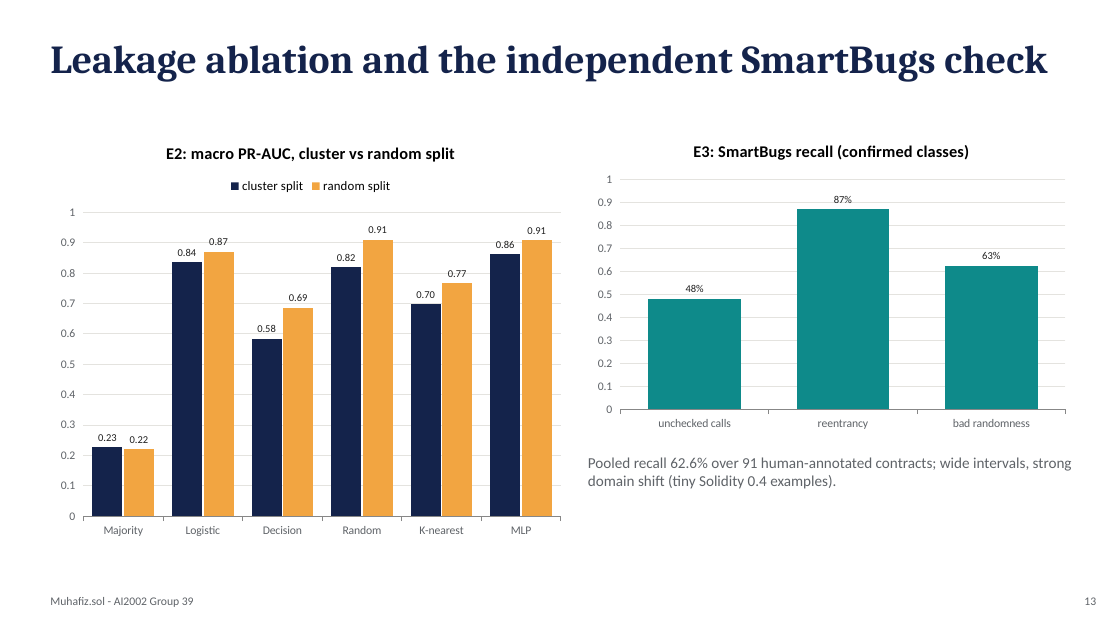
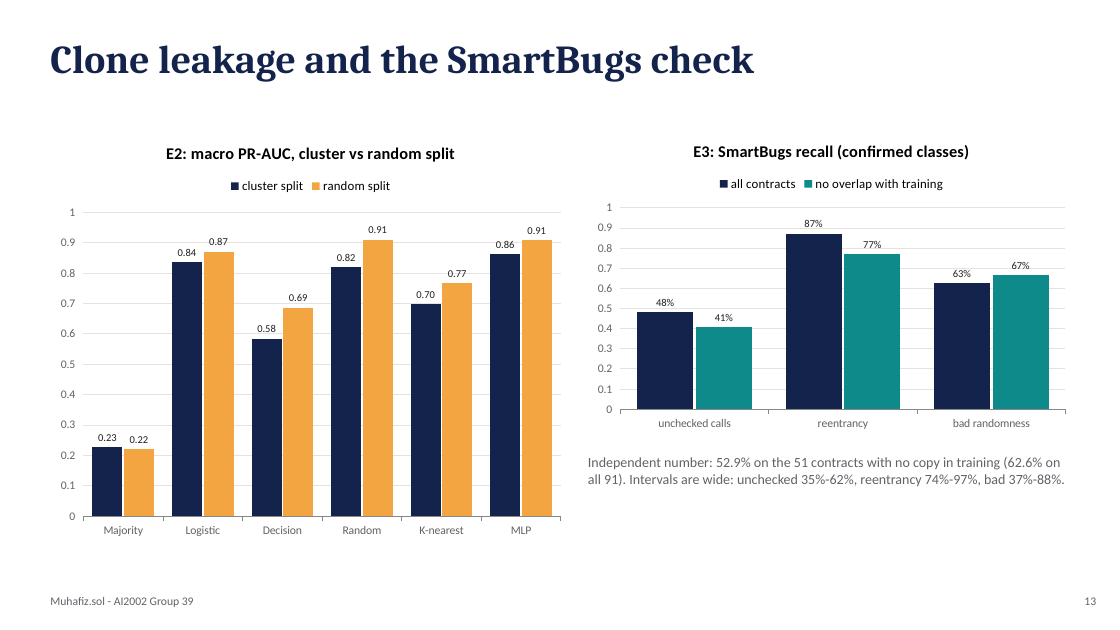
Before and after one commit to tlhaasami/muhafix-sol, a slide deck: slide 13 of reports/Muhafiz_sol_Slides.pptx. Drawn at 1120x630 pixels with LibreOffice and Linux fonts; fonts in the diff are those of the drawing. Boxes give left, top, right and bottom in pixels: in the first picture for what was removed or moved away, otherwise in the second. Text is boxed around its words. In the diff, an @@ line names an element or a change of style, - is before the commit and + after.

Commit message:
Review fixes (report, slides, cards, demo): correct interpretations and disclose limits
- E1: accuracy argument fixed (never flagging scores 0.773 label accuracy); overlapping intervals
  and best-of-three seed noted; E2: largest gain computed from the table (decision tree), lower-
  bound claim replaced by the two confounds; E3: overlap disclosed, causes stated as hypotheses,
  comparison with published work; E4: n-gram ablation reported honestly (1-2-grams do better)
- Chapter 1: CertiK figure attribution corrected, sources hedged and cited, to-do removed;
  chapter 3: tiny-source filter, rare-class rule wording, giant families and prevalence shift
- Calibration gate, float16 storage, input limits and similar-contract index described correctly;
  per-case analyses for E5; model card and data card added as appendices C and D
- Slides: honest acceptance counts, intervals, independent SmartBugs number; model card thresholds
  rounded once from thresholds.json; demo script uses a real failure case and working links

```diff
--- a/reports/Muhafiz_sol_Slides.pptx
+++ b/reports/Muhafiz_sol_Slides.pptx
@@ text at box(50, 45, 754, 82): text changed @@
-Leakage ablation and the independent SmartBugs check
+Clone leakage and the SmartBugs check
@@ column chart at box(588, 126, 1075, 437) @@
-Series 1: 0.48, 0.87, 0.62
+all contracts: 0.48, 0.87, 0.62
@@ colour of all contracts #0E8A8A to #14234B @@
+no overlap with training: 0.41, 0.77, 0.67
@@ legend changed @@
@@ text at box(588, 457, 1065, 486): text changed; size 13 to 12 pt @@
-Pooled recall 62.6% over 91 human-annotated contracts; wide intervals, strong domain shift (tiny Solidity 0.4 examples).
+Independent number: 52.9% on the 51 contracts with no copy in training (62.6% on all 91). Intervals are wide: unchecked 35%-62%, reentrancy 74%-97%, bad 37%-88%.
```
Also in this commit, not shown: 5 other slides changed, 19 other files.
